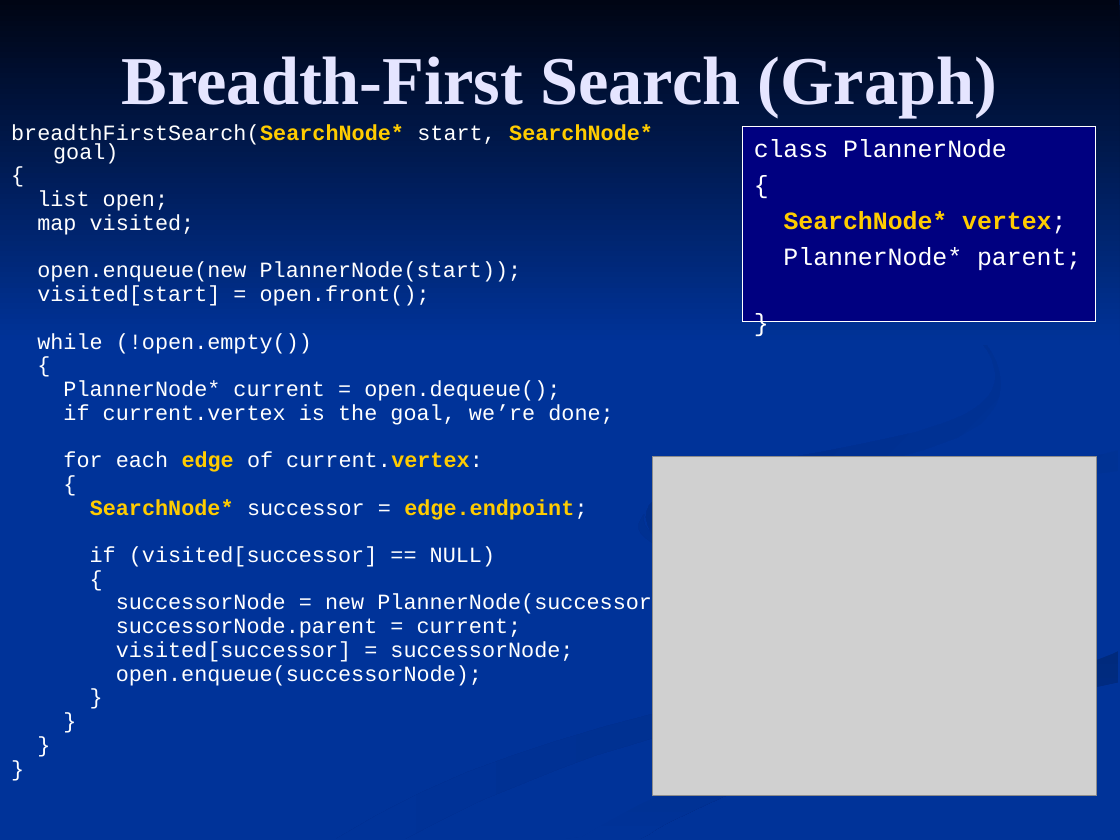
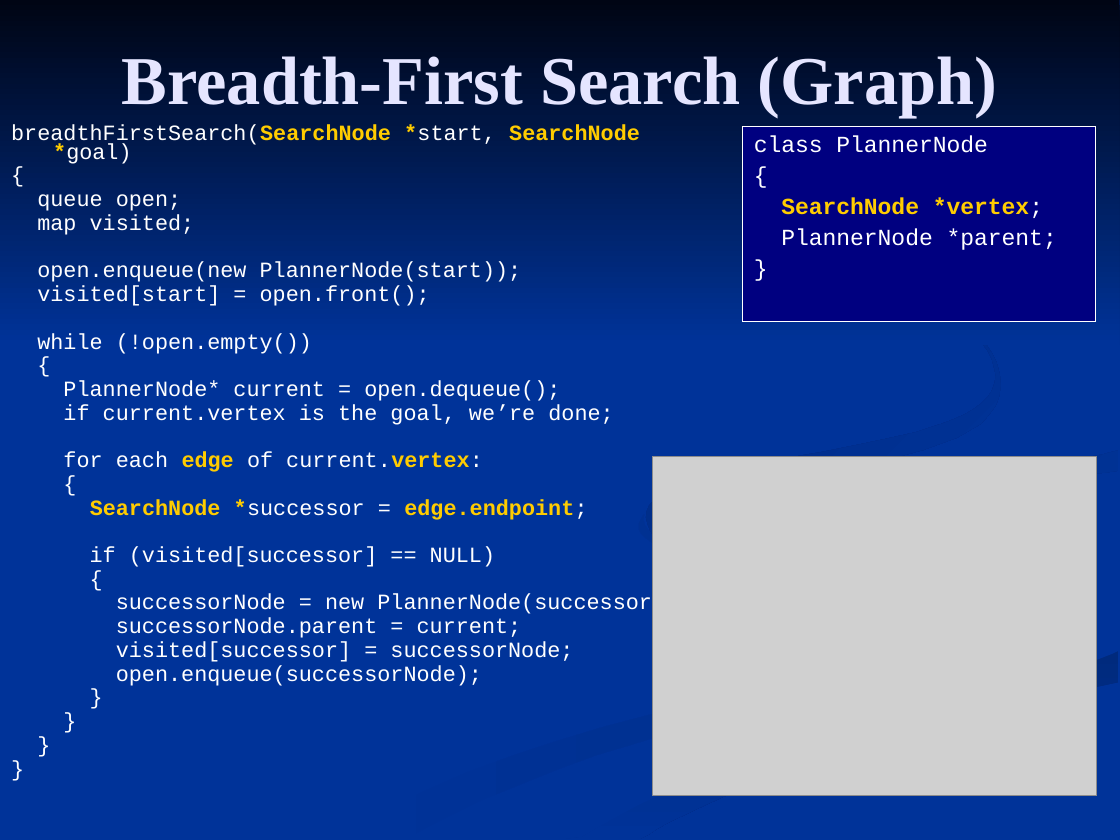
Before and after one commit to FleepyBeepy/Artificial-Intelligence, a slide deck: slide 7 of Lecture Slides/2.2 - Breadth First Search.ppt. Drawn at 1120x840 pixels with LibreOffice and Linux fonts; fonts in the diff are those of the drawing; grey boxes stand for pictures. Boxes give left, top, right and bottom in pixels: in the first picture for what was removed or moved away, otherwise in the second. Text is boxed around its words. In the diff, an @@ line names an element or a change of style, - is before the commit and + after.

```diff
--- a/Lecture Slides/2.2 - Breadth First Search.ppt
+++ b/Lecture Slides/2.2 - Breadth First Search.ppt
@@ text at box(11, 125, 640, 164): spaces changed @@
-breadthFirstSearch(SearchNode* start, SearchNode* goal)
+breadthFirstSearch(SearchNode *start, SearchNode *goal)
@@ text in rectangle at box(754, 135, 988, 153): size 16 to 14.8 pt in "class PlannerNode", "{", "}"; line spacing 1 to 0.9 @@
@@ text at box(37, 194, 181, 211): text changed @@
-list open;
+queue open;
@@ text in rectangle at box(781, 197, 1057, 250): text changed; size 16 to 14.8 pt @@
-SearchNode* vertex;
-PlannerNode* parent;
+SearchNode *vertex;
+PlannerNode *parent;
@@ freeform shape at box(646, 261, 1001, 560): fill gradient #003399 to #002B82 to gradient #002B82 to #003399 @@
@@ text at box(90, 499, 587, 520): spaces changed @@
-SearchNode* successor = edge.endpoint;
+SearchNode *successor = edge.endpoint;
```
Also in this commit, not shown: 8 other slides changed, 41 other files.
